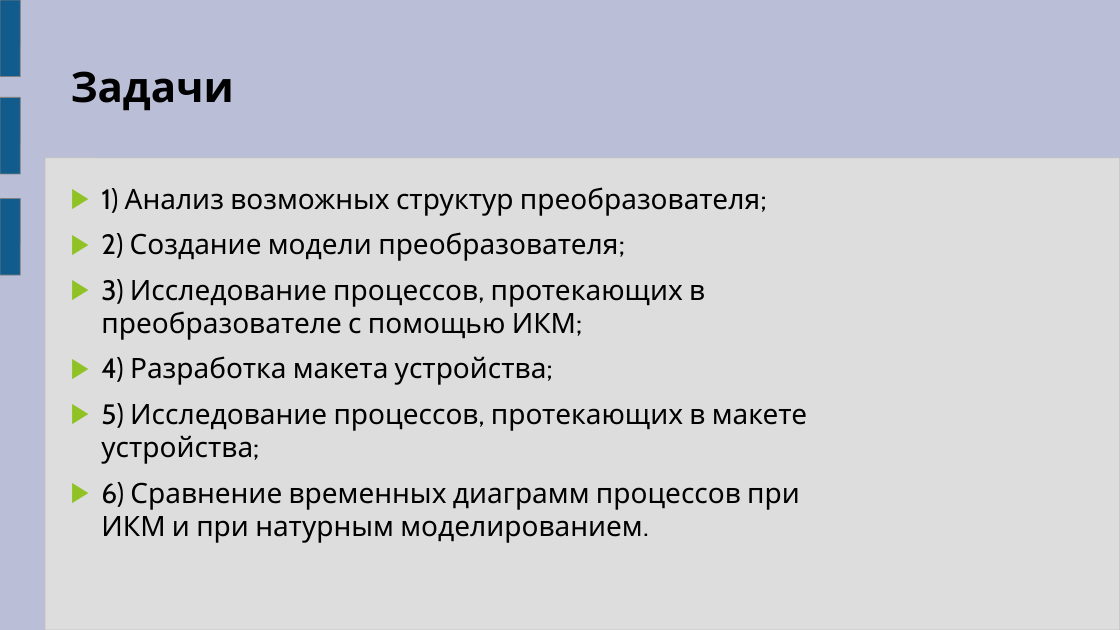
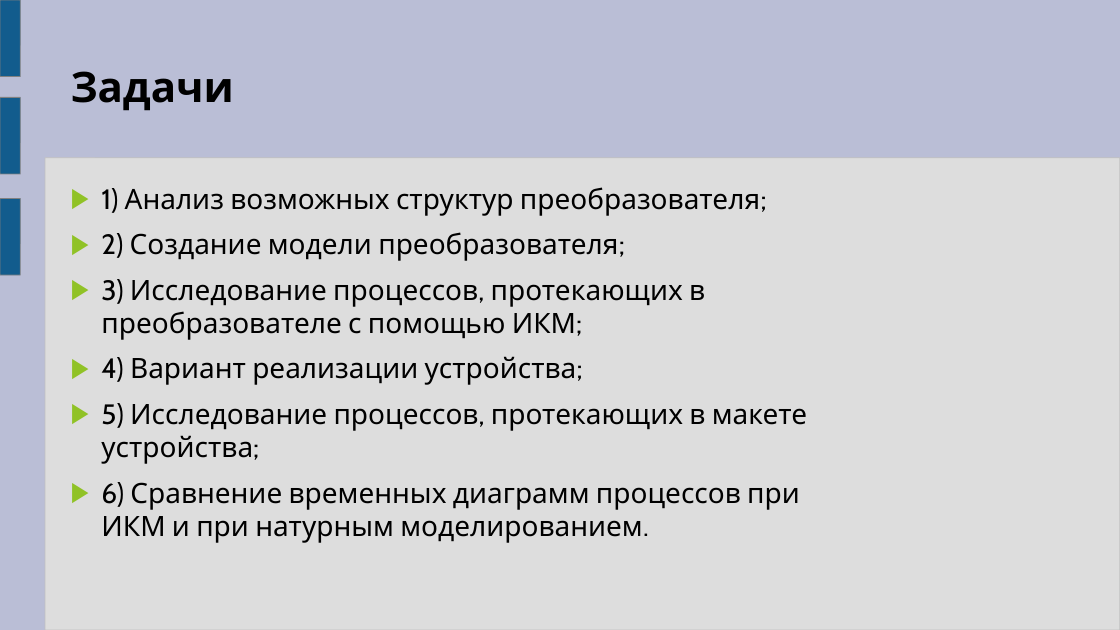
Before and after one commit to fisher55rus/viser, a slide deck: slide 4 of presentation/present_viser.ppt. Drawn at 1120x630 pixels with LibreOffice and Linux fonts; fonts in the diff are those of the drawing. Boxes give left, top, right and bottom in pixels: in the first picture for what was removed or moved away, otherwise in the second. Text is boxed around its words. In the diff, an @@ line names an element or a change of style, - is before the commit and + after.

```diff
--- a/presentation/present_viser.ppt
+++ b/presentation/present_viser.ppt
@@ text at [101,356,577,385]: text changed @@
-▶ 4) Разработка макета устройства;
+▶ 4) Вариант реализации устройства;
```
Also in this commit, not shown: 4 other files.
